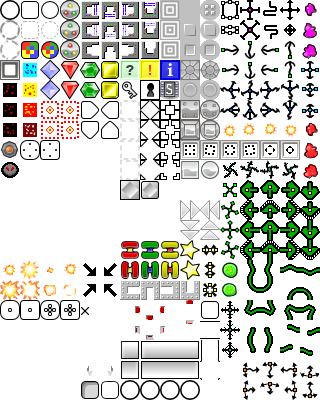
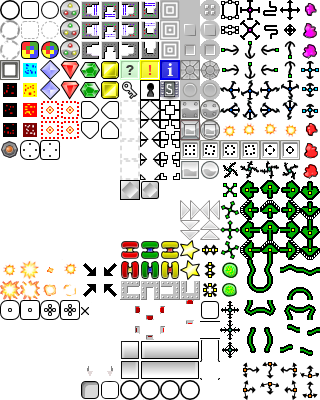
Layers edited between the first and the second 320×400 image:
painted on "Capa nueva#1" over (1, 162, 19, 178)
